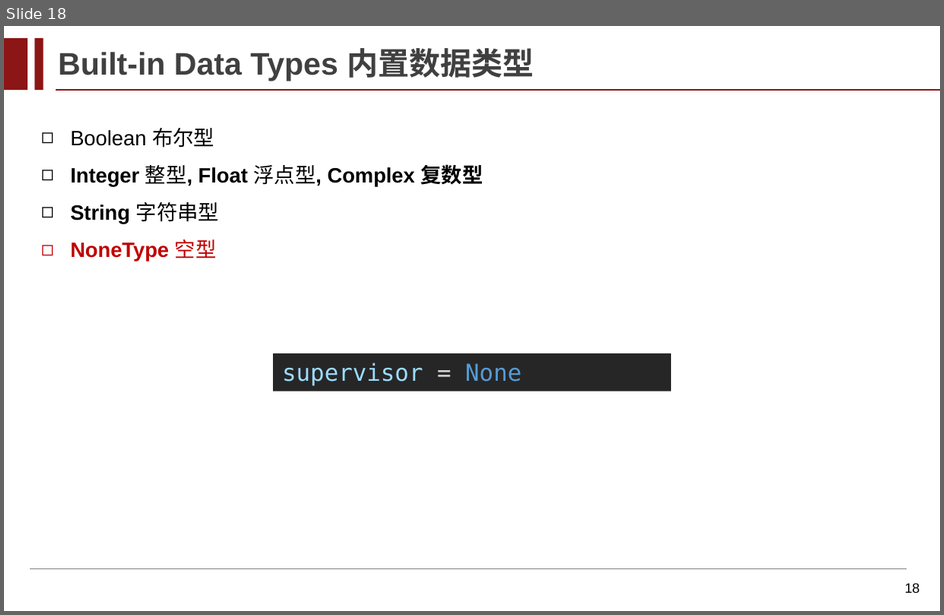
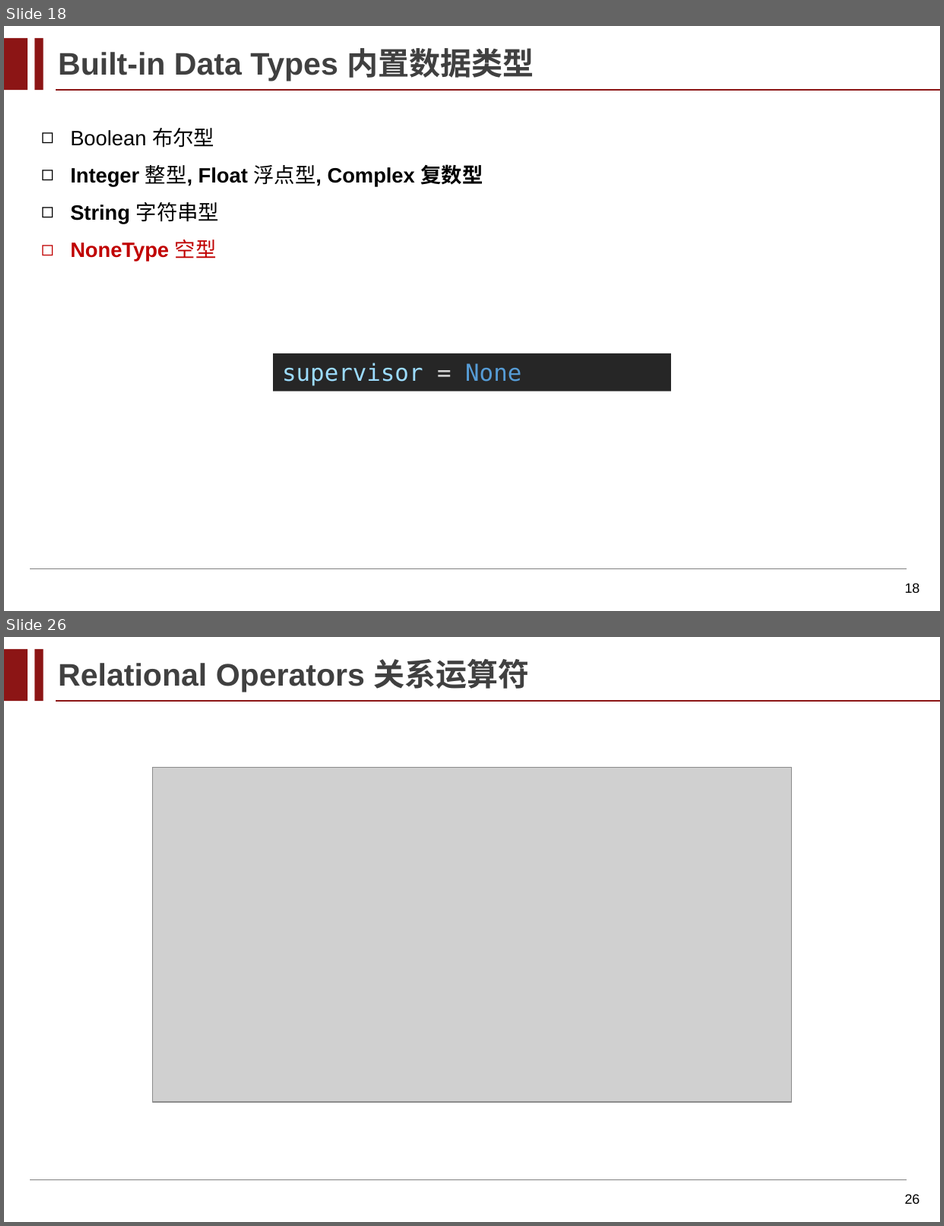
Before and after one commit to Peng-shhe/Advanced-Programming, a slide deck: 课件/Lecture_03_Data_Types_and_Expression.pptx. Shown one above the other, each under a label of ours: slide 18 before the commit, slides 18 and 26 after it; the slides between them are not shown. The pictures are 944x615 and 944x1226 pixels, drawn with LibreOffice and Linux fonts; fonts in the diff are those of the drawing; grey boxes stand for pictures; background and template pictures are left out. Boxes give left, top, right and bottom in pixels: in the first picture for what was removed or moved away, otherwise in the second. Text is boxed around its words. In the diff, an @@ line names an element or a change of style, - is before the commit and + after.

```diff
--- a/课件/Lecture_03_Data_Types_and_Expression.pptx
+++ b/课件/Lecture_03_Data_Types_and_Expression.pptx
@@ slide 26 added at (4,637,940,1222), background #FFFFFF; not listed: 4 template elements that a slide beside it also shows @@
@@ text added at (58,659,530,692), 24 pt, text #404040, bold @@
+Relational Operators 关系运算符
@@ picture added at (152,767,791,1101) @@
@@ rectangle added at (642,1136,804,1173), fill #FFFFFF, outline #FFFFFF 2 pt @@
@@ page number added at (905,1194,921,1204), 10.5 pt, text #000000 @@
+26
```
Also in this commit, not shown: 6 slides changed, 15 other slides added, 3 other files.
